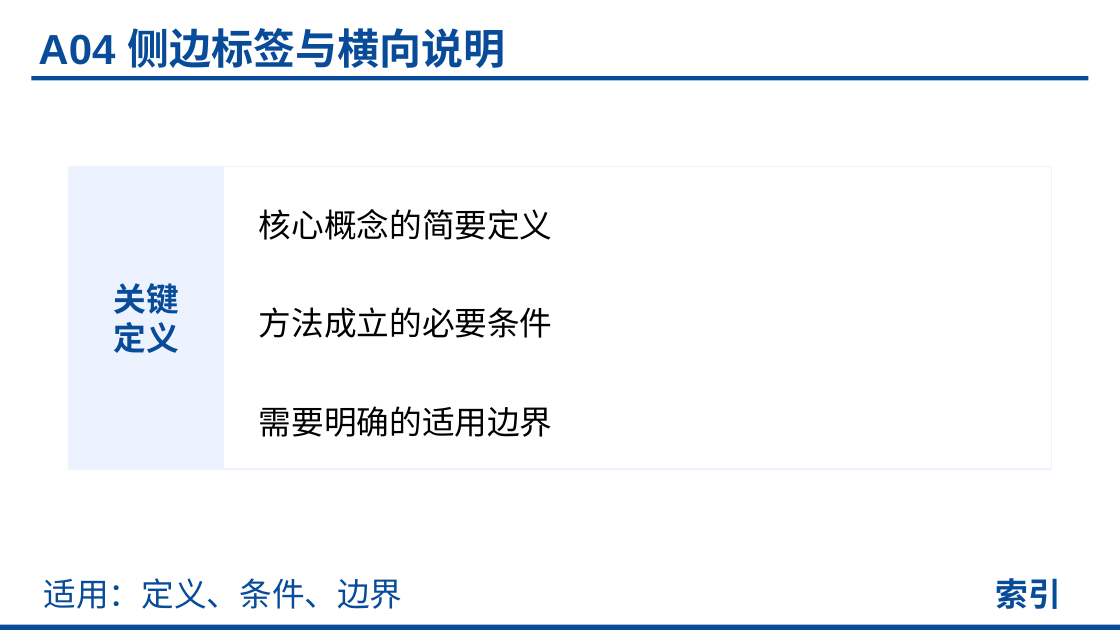
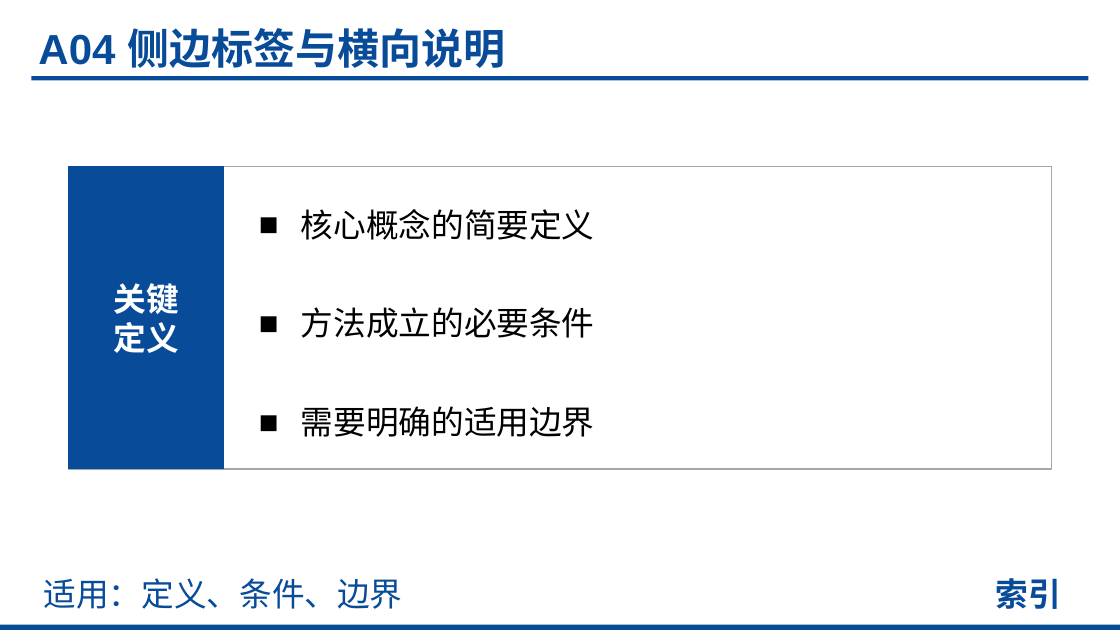
Before and after one commit to realihang/academic-ppt-skill, a slide deck: slide 8 of assets/element-reference.pptx (slide 7 before the commit). Drawn at 1120x630 pixels with LibreOffice and Linux fonts; fonts in the diff are those of the drawing. Boxes give left, top, right and bottom in pixels: in the first picture for what was removed or moved away, otherwise in the second. Text is boxed around its words. In the diff, an @@ line names an element or a change of style, - is before the commit and + after.

```diff
--- a/assets/element-reference.pptx
+++ b/assets/element-reference.pptx
@@ rectangle at box(68, 166, 1052, 469): outline #ECF2FE 1.13 pt to #A6A6A6 1.13 pt @@
@@ rectangle at box(68, 166, 223, 469): fill #ECF2FE to #084B99 @@
@@ text "关键" at box(113, 283, 178, 353): text colour #084B99 to #FFFFFF @@
@@ bullet none to ■ in 3 elements at box(301, 209, 595, 240), box(301, 307, 595, 338), box(301, 406, 595, 437) @@
```
Also in this commit, not shown: 6 other slides changed, 22 slides added, 13 other files.
